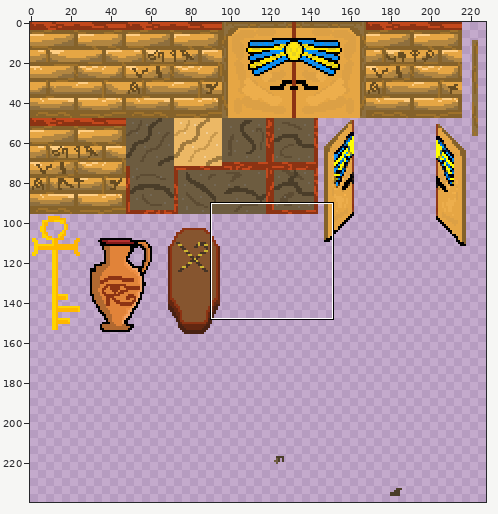
One commit to this sprite sheet: Graviton/Assets/Environment/egyptian tileset.png. Above: a wide view before the commit, with the close-up outlined.
Close-up. The starting point:
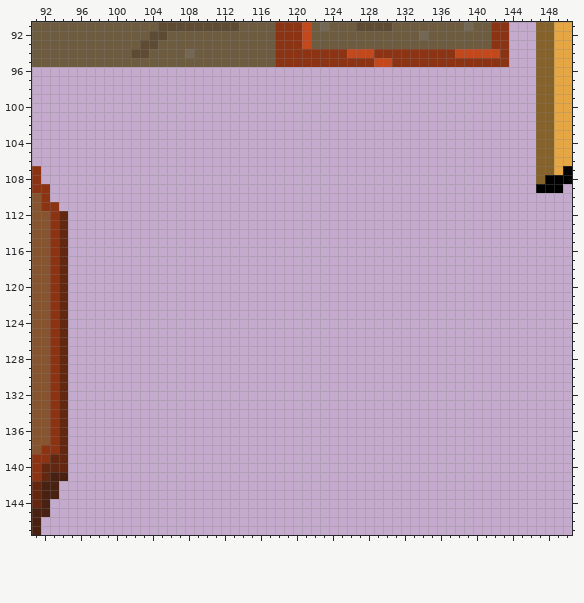
The file is 240x240 pixels. Pixels under 10% opacity are left out. Colours within 5 levels of each other are drawn and written as one. Shown: x 91..150, y 91..147. The wide view leaves out empty margins.
And afterwards:
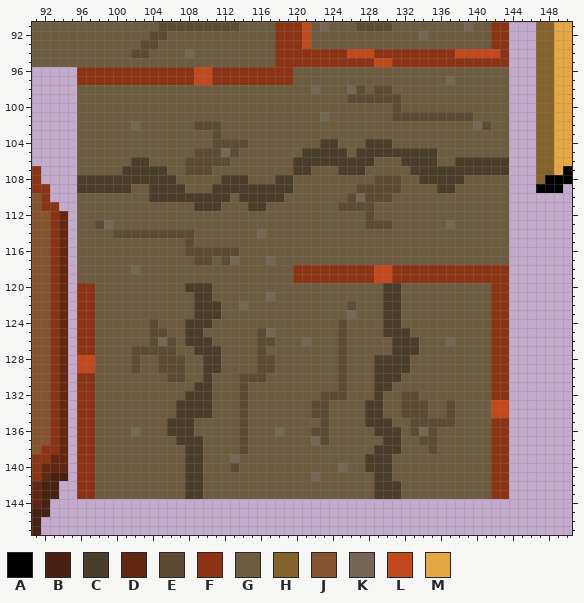
Palette (. is transparent): A #000000  B #482113  C #4a3d29  D #632711  E #5d4c33  F #8c3313  G #6d5c40  H #85622a  J #86552f  K #746855  L #c3481c  M #e6a644
Difference:
@@ x 91..150 @@
  95 GGGGGGGGGGGGGGGGGGGGGGGGGGGFFFFFFFFFFFLLFFFFFFFFFFFFF...HHMM
- 96 ........................................................HHMM
- 97 ........................................................HHMM
- 98 ........................................................HHMM
- 99 ........................................................HHMM
-100 ........................................................HHMM
-101 ........................................................HHMM
-102 ........................................................HHMM
-103 ........................................................HHMM
-104 ........................................................HHMM
-105 ........................................................HHMM
-106 ........................................................HHMM
-107 F.......................................................HHMA
-108 F.......................................................HAAA
-109 FF......................................................AAA.
-110 JF..........................................................
-111 JFF.........................................................
-112 JJFD........................................................
-113 JJFD........................................................
-114 JJFD........................................................
-115 JJFD........................................................
-116 JJFD........................................................
-117 JJFD........................................................
-118 JJFD........................................................
-119 JJFD........................................................
-120 JJFD........................................................
-121 JJFD........................................................
-122 JJFD........................................................
-123 JJFD........................................................
-124 JJFD........................................................
-125 JJFD........................................................
-126 JJFD........................................................
-127 JJFD........................................................
-128 JJFD........................................................
-129 JJFD........................................................
-130 JJFD........................................................
-131 JJFD........................................................
-132 JJFD........................................................
-133 JJFD........................................................
-134 JJFD........................................................
-135 JJFD........................................................
-136 JJFD........................................................
-137 JJFD........................................................
-138 JFFD........................................................
-139 FFDD........................................................
-140 FDDD........................................................
-141 FDBB........................................................
-142 DBB.........................................................
-143 DBB.........................................................
+ 96 .....FFFFFFFFFFFFFLLFFFFFFFFFGGGGGGGGGGGGGGGGGGGGGGGG...HHMM
+ 97 .....FFFFFFFFFFFFFLLFFFFFFFFFGGGGGGGGGGGGGGGGGKGGGGGG...HHMM
+ 98 .....GGGGGGGGGGGGGGGGGGGGGGGGGGKGGGKEGEEGGGGGGGGGGGGG...HHMM
+ 99 .....GGGGGGGGGGGGGGGGGGGGGGGGGGGGGGEEEEEEGGGGGGGGGGGG...HHMM
+100 .....GGGGGGGGGGGGGGGGGGGGGGGGGGGGGGGGGGGEGGGGGGGGGGGG...HHMM
+101 .....GGGGGGGGGGGGGGGGGGGGGGGGGGGKGGGGGGGEEEEEEEEEGGGG...HHMM
+102 .....GGGGGGKGGGGGGEEEGGGGGGGGGGGGGGGGGGGGGGGGGGGGKEGG...HHMM
+103 .....GGGGGGGGGGGGGGGEGGGGGGGGGGGGGGGGGGGGGGGGGGGGGGGG...HHMM
+104 .....GGGGGGGGGGGGGGGEEEEGGGGGGGGCCGGGCCCGGGGGGGGGGGGG...HHMM
+105 .....GGGGGGGGGGGGGEEEKEGGGGGGGCCCCCGCCCCCCCCCGGGGGGGG...HHMM
+106 .....GGGGGGCCGGGGEEEEEGGGGGGGCCCCCCCCCGGGCCCCGGCCCCCC...HHMM
+107 F....GGGGGCCCCCGGEEEGGGGGGGGGCCGGGCCCGGGGGCCCCCCCCCCC...HHMA
+108 F....CCCCCCCCCCCGGGGGCCCGGGCCGGGGGGGGGEEEGGCCCCCGGGGG...HAAA
+109 FF...CCCCCCGGCCCCGGGCCCCCCCCCGGGGGGGEEEEEGGGGCCGGGGGG...AAA.
+110 JF...GGGGGGGGCCCCCCCCCGCCCCCGGGGGGGEKEEEGGGGGGGGGGGGG.......
+111 JFF..GGGGGGGGGGGGGCCCGGGCCGGGGGGGGEEEEGGGGGGGGGGGGGGG.......
+112 JJFD.GGGGGGGGGGGGGGGGGGGGGGGGGGGGGGGGEGGGGGGGGGGGGGGG.......
+113 JJFD.GGEKGGGGGGGGGGGGGGGGGGGGGGGGGGGGEEEGGGGGGKGGGGGG.......
+114 JJFD.GGGGEEEEEEEEEGGGGGGGKGGGGGGGGGGGGGGGGGGGGGGGGGGG.......
+115 JJFD.GGGGGGGGGGGGEGGGGGGGGGGGGGGGGGGGGGGGGGGGGGGGGGGG.......
+116 JJFD.GGGGGGGGGGGGEEEEEEGGGGGGGGGGGGGGGGGGGGGGGGGGGGGG.......
+117 JJFD.GGGGGGGGGGGGGEEGEKGGGKGGGGGGGGGGGGGGGGGGGGGGGGGG.......
+118 JJFD.GGGGGGKGGGGGGGGGGGGGGGGGFFFFFFFFFLLFFFFFFFFFFFFF.......
+119 JJFD.GGGGGGGGGGGGGGGGGGGGGGGGFFFFFFFFFLLFFFFFFFFFFFFF.......
+120 JJFD.FFGGGGGGGGGGCCCGGGGGGGGGGGGGGGGGGGCCGGGGGGGGGGFF.......
+121 JJFD.FFGGGGGGGGGGGCCGGGGGGKGGGGGGGGGGGGCCGGGGGGGGGGFF.......
+122 JJFD.FFGGGGGGGGGGGCCCGGKGGGGGGGGGGGEGGGCCGGGGGGGGGGFF.......
+123 JJFD.FFGGGGGGGGGGGCCCGGGGGGGGGGGGGGKGGGCCGGGGGGGGGGFF.......
+124 JJFD.FFGGGGGGEGGGCCCGGGGGGGGGGGGGGEGGGGCCGGGGGGGGGGFF.......
+125 JJFD.FFGGGGGGEEGGCCGGGGGGEKGGGGGGGEGGGGCCCGGGGGGGGGFF.......
+126 JJFD.FFGGGGGGEKEGCCCGGGGGEEGGGKGGGEGGGGGCCCGGGKGGGGFF.......
+127 JJFD.FFGGGGEEEEEGGCCCGGGGEGGGGGGGGEGGGGGCCCGGGGGGGGFF.......
+128 JJFD.LLGGGGEGGEEEGGCCGGGGEEGGGGGGGEGGGCCCCGGGGGGGGGFF.......
+129 JJFD.LLGGGGEGGEEEGGCCGGGGEEGGGGGGGEGGGCCCCGGGGGGGGGFF.......
+130 JJFD.FFGGGGGGGGEEGGCGGGEEEGGGGGGGGEGGGCCCGGGGGGGGGGFF.......
+131 JJFD.FFGGGGGGGGGGGCCGGGEGGGGGGGGGGEGGGCCGGGGGGGGGGGFF.......
+132 JJFD.FFGGGGGGGGGGCCCGGGEGGGGGGGGEEEGGGCGGEEGGGGGGGGFF.......
+133 JJFD.FFGGGGGGGGGCCCCGGGEGGGGGGGEEGGGGCCGGEEEGGEGGGGLL.......
+134 JJFD.FFGGGGGGGGGCCCCGGGEGGGGGGGEEGGGGCCGGEEEGGEGGGGLL.......
+135 JJFD.FFGGGGGGGGCCCGGGGGEGGGGGGGGEGGGGCCCGGEEEEEGGGGFF.......
+136 JJFD.FFGGGGKGGGCCCGGGGGEGGGKGGGEEGGGGGCCCGEKEGGGGGGFF.......
+137 JJFD.FFGGGGGGGGGCCCGGGGEGGGGGGGKEGGGGGGCCGGEEGGGGGGFF.......
+138 JFFD.FFGGGGGGGGGGCCGGGGEGGGGGGGGGGGGGGCCCGGGEGGGGGGFF.......
+139 FFDD.FFGGGGGGGGGGCCGGGKGGGGGGGGGGGGGGCCCGGGGGGGGGGGFF.......
+140 FDDD.FFGGGGGGGGGGCCGGGEGGGGGGGGGGGKGGCCCGGGGGGGGGGGFF.......
+141 FDBB.FFGGGGGGGGGGCCGGGGGGGGGGGGKGGGGGGCCGGGGGGGGGGGFF.......
+142 DBB..FFGGGGGGGGGGCCGGGGGGGGGGGGGGGGGGGCCCGGGGGGGGGGFF.......
+143 DBB..FFGGGGGGGGGGCCGGGGGGGGGGGGGGGGGGGCCCGGGGGGGGGGFF.......
 144 DB..........................................................
